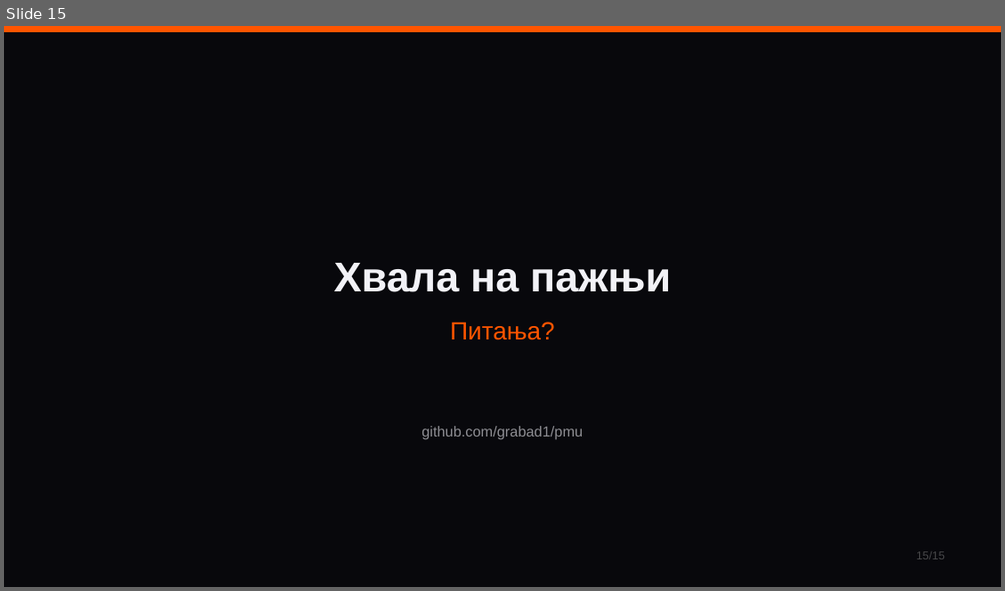
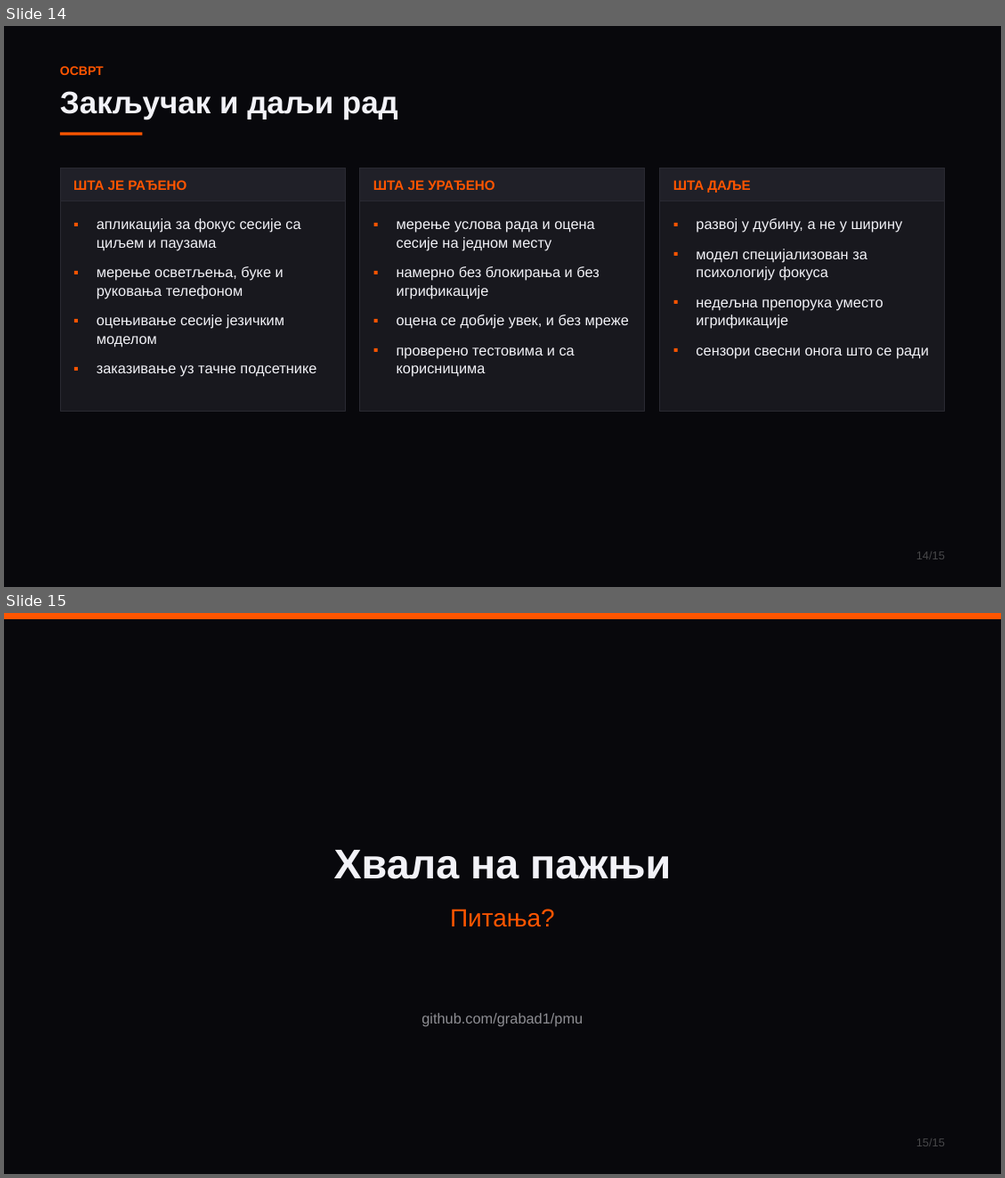
Before and after one commit to grabad1/pmu, a slide deck: rad/FocusGuard-prezentacija.pptx. Shown one above the other, each under a label of ours: slide 15 before the commit, slides 14 and 15 after it. The pictures are 1005x591 and 1005x1178 pixels, drawn with LibreOffice and Linux fonts; fonts in the diff are those of the drawing. Boxes give left, top, right and bottom in pixels: in the first picture for what was removed or moved away, otherwise in the second. Text is boxed around its words. In the diff, an @@ line names an element or a change of style, - is before the commit and + after.

```diff
--- a/rad/FocusGuard-prezentacija.pptx
+++ b/rad/FocusGuard-prezentacija.pptx
@@ slide 14 added at (x1=4, y1=26, x2=1001, y2=587), background #08080C @@
@@ text added at (x1=60, y1=66, x2=398, y2=119), 30 pt, text #F2F2F7, bold @@
+ОСВРТ
+Закључак и даљи рад
@@ rectangle added at (x1=60, y1=132, x2=142, y2=135), fill #FF5500 @@
@@ rectangle added at (x1=60, y1=168, x2=345, y2=411), fill #18181E, outline #2A2A32 0.75 pt @@
@@ rectangle added at (x1=60, y1=168, x2=345, y2=201), fill #202028, outline #2A2A32 0.75 pt @@
@@ text added at (x1=73, y1=180, x2=186, y2=190), 13 pt, text #FF5500, bold @@
+ШТА ЈЕ РАЂЕНО
@@ rectangle added at (x1=360, y1=168, x2=645, y2=411), fill #18181E, outline #2A2A32 0.75 pt @@
@@ rectangle added at (x1=360, y1=168, x2=645, y2=201), fill #202028, outline #2A2A32 0.75 pt @@
@@ text added at (x1=373, y1=180, x2=494, y2=190), 13 pt, text #FF5500, bold @@
+ШТА ЈЕ УРАЂЕНО
@@ rectangle added at (x1=660, y1=168, x2=945, y2=411), fill #18181E, outline #2A2A32 0.75 pt @@
@@ rectangle added at (x1=660, y1=168, x2=945, y2=201), fill #202028, outline #2A2A32 0.75 pt @@
@@ text added at (x1=673, y1=180, x2=750, y2=192), 13 pt, text #FF5500, bold @@
+ШТА ДАЉЕ
@@ text added at (x1=97, y1=218, x2=316, y2=377), 14 pt, text #F2F2F7 @@
+▪ апликација за фокус сесије са циљем и паузама
+▪ мерење осветљења, буке и руковања телефоном
+▪ оцењивање сесије језичким моделом
+▪ заказивање уз тачне подсетнике
@@ text added at (x1=396, y1=221, x2=599, y2=299), 14 pt, text #F2F2F7 @@
+▪ мерење услова рада и оцена сесије на једном месту
+▪ намерно без блокирања и без игрификације
+▪ оцена се добије увек, и без мреже
+▪ проверено тестовима и са корисницима
@@ text added at (x1=696, y1=218, x2=929, y2=359), 14 pt, text #F2F2F7 @@
+▪ развој у дубину, а не у ширину
+▪ модел специјализован за психологију фокуса
+▪ недељна препорука уместо игрификације
+▪ сензори свесни онога што се ради
@@ text added at (x1=916, y1=551, x2=945, y2=559), 11 pt, text #48484A @@
+14/15
```
Also in this commit, not shown: 7 slides changed, 1 other slide added, 2 slides removed, 3 other files.
